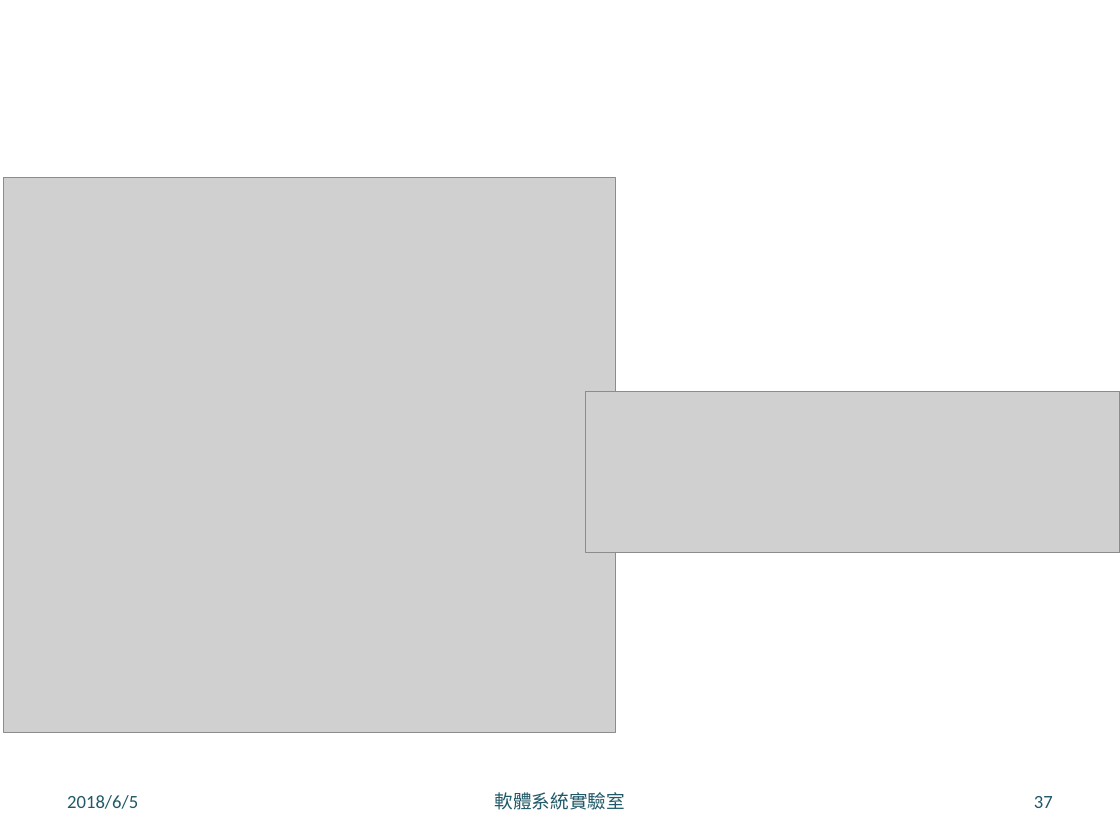
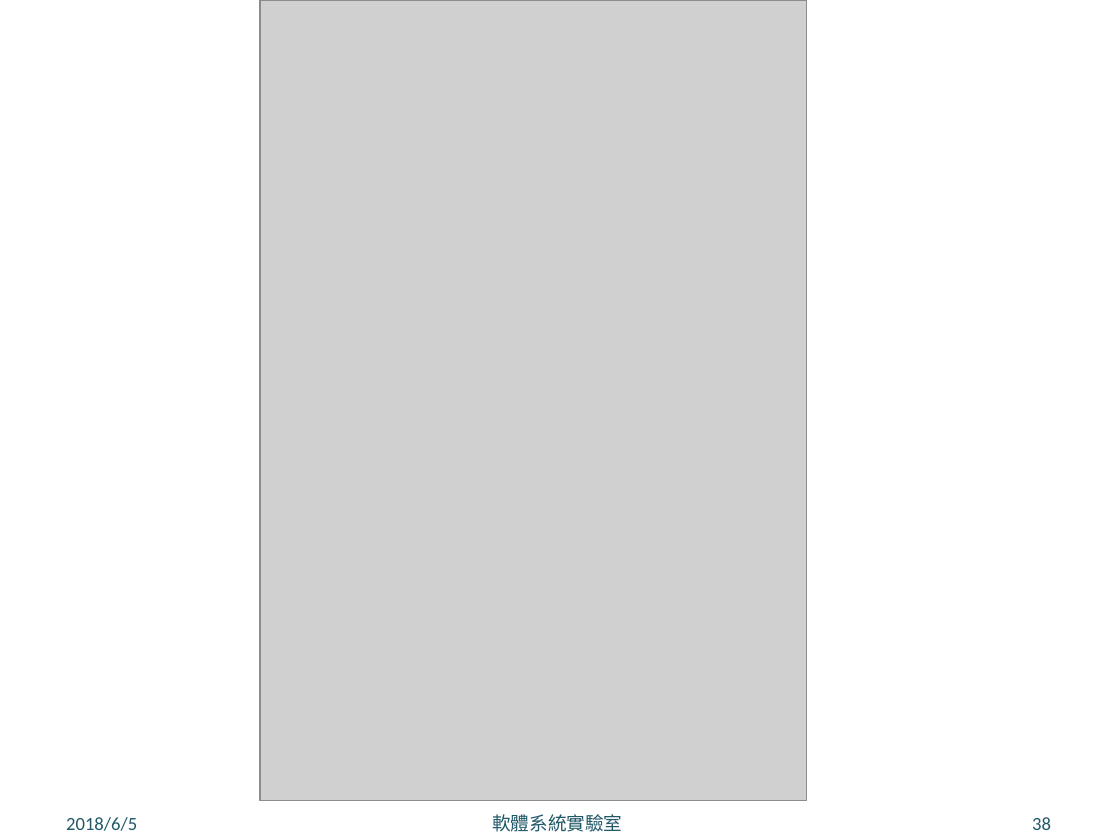
Before and after one commit to LeoLiu1209/Robusta-Thesis, a slide deck: slide 38 of 口試簡報 .pptx (slide 37 before the commit). Drawn at 1120x840 pixels with LibreOffice and Linux fonts; fonts in the diff are those of the drawing; grey boxes stand for pictures; background and template pictures are left out. Boxes give left, top, right and bottom in pixels: in the first picture for what was removed or moved away, otherwise in the second. Text is boxed around its words. In the diff, an @@ line names an element or a change of style, - is before the commit and + after.

```diff
--- a/口試簡報 .pptx
+++ b/口試簡報 .pptx
@@ picture added at <box>260,0,806,801</box> @@
@@ picture removed at <box>3,178,616,732</box> @@
@@ picture removed at <box>586,392,1120,553</box> @@
@@ text "2018/6/5": place and size @@
-text "2018/6/5" at <box>67,795,138,809</box>
+text "2018/6/5" at <box>66,817,137,831</box>
@@ text "軟體系統實驗室": place and size @@
-text "軟體系統實驗室" at <box>495,792,626,810</box>
+text "軟體系統實驗室" at <box>492,814,623,832</box>
@@ page number at <box>1032,817,1051,830</box>: text changed @@
-37
+38
```
Also in this commit, not shown: 23 other slides changed, 6 slides added, 7 other files.
